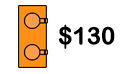
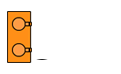
Layer changes from the first 121×74 image to the second:
painted on "Layer 7" over [left=7, top=5, right=48, bottom=68]
painted on "$130" over [left=59, top=24, right=115, bottom=49]
